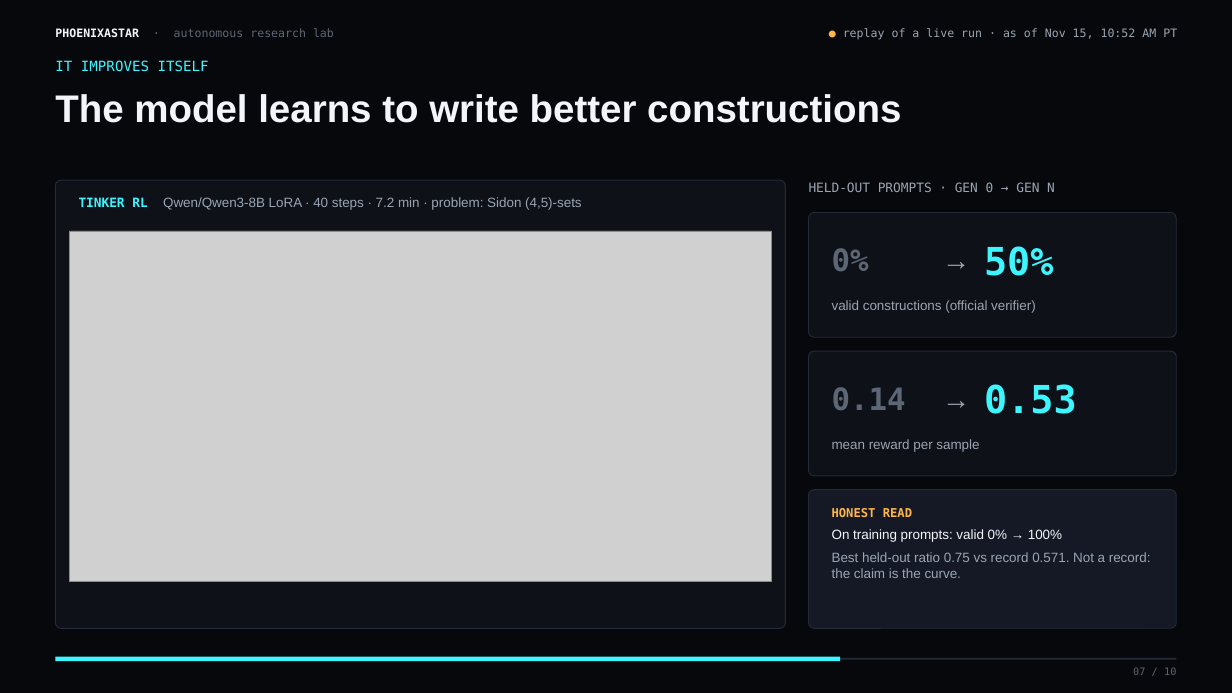
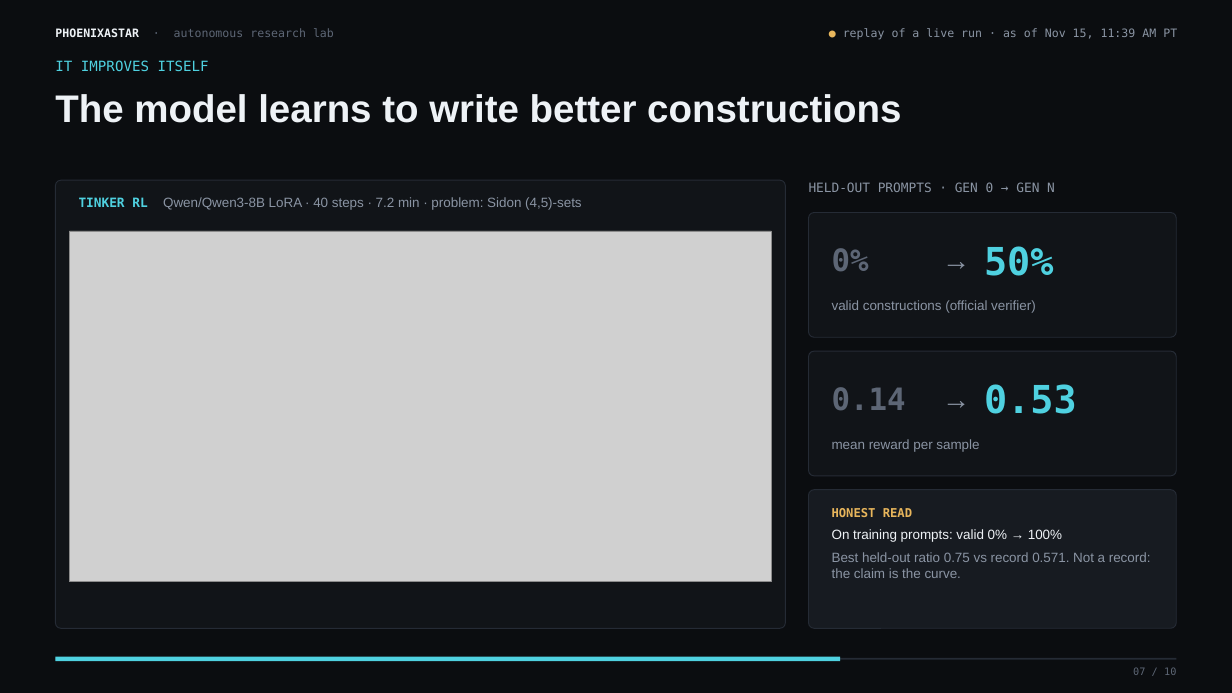
Before and after one commit to vnmoorthy/learning-to-discover, a slide deck: slide 7 of deck/Phoenixastar.pptx. Drawn at 1232x693 pixels with LibreOffice and Linux fonts; fonts in the diff are those of the drawing; grey boxes stand for pictures; background and template pictures are left out. Boxes give left, top, right and bottom in pixels: in the first picture for what was removed or moved away, otherwise in the second. Text is boxed around its words. In the diff, an @@ line names an element or a change of style, - is before the commit and + after.

```diff
--- a/deck/Phoenixastar.pptx
+++ b/deck/Phoenixastar.pptx
@@ text at (843,28,1177,40): text changed; text colour #9AA4B2 to #8A94A3 @@
-● replay of a live run · as of Nov 15, 10:52 AM PT
+● replay of a live run · as of Nov 15, 11:39 AM PT
@@ text "TINKER RL Qwen/Qwen3-8B LoRA · ..." at (79,197,582,210): text colour #3DF5FF to #4FD1E0 in "TINKER RL"; text colour #9AA4B2 to #8A94A3 in "Qwen/Qwen3-8B LoRA · 40 steps · 7.2 ..." @@
@@ fill #0E1117 to #111418; outline #232A38 0.75 pt to #252B35 0.75 pt in 3 elements at (55,180,786,628), (809,213,1177,337), (809,351,1177,476) @@
@@ text colour #3DF5FF to #4FD1E0 in 3 elements at (55,60,209,71), (984,246,1054,276), (984,384,1077,414) @@
@@ text colour #9AA4B2 to #8A94A3 in 3 elements at (809,182,1055,192), (832,300,1036,313), (832,439,979,452) @@
@@ rounded rectangle at (809,490,1177,628): fill #141925 to #171B21; outline #232A38 0.75 pt to #252B35 0.75 pt @@
@@ text "HONEST READ" at (832,508,1151,578): text colour #FFB547 to #E8B65C in "HONEST READ"; text colour #F2F5F9 to #EEF2F6 in "On training prompts: valid 0% → 100%"; text colour #9AA4B2 to #8A94A3 in "Best held-out ratio 0.75 vs record 0.571. ..." @@
@@ rectangle at (55,658,1177,660): fill #232A38 to #252B35 @@
@@ rectangle at (55,657,840,662): fill #3DF5FF to #4FD1E0 @@
```
Also in this commit, not shown: 9 other slides changed, 21 other files.
